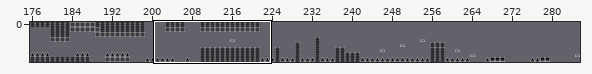
Tiled map (JSON) -- tiles/shit.tmj. The first picture is a wide view before the edit; the outline marks the close-up.
Close-up. Earlier state:
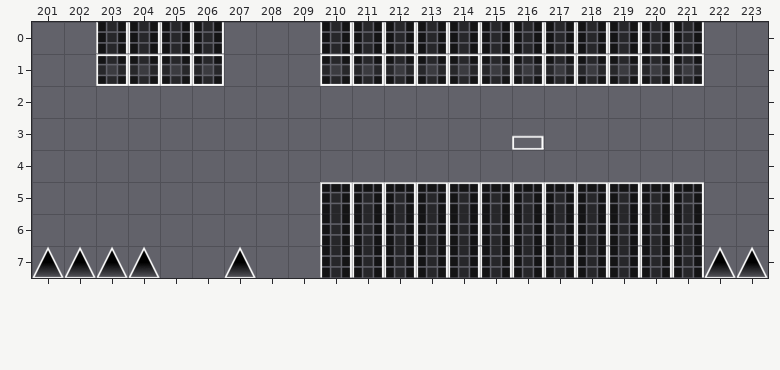
Cells are 128x128 px. Shown: x 201..223, y 0..7. The commit also changed other parts of the map, which this record leaves out.
Now the later version:
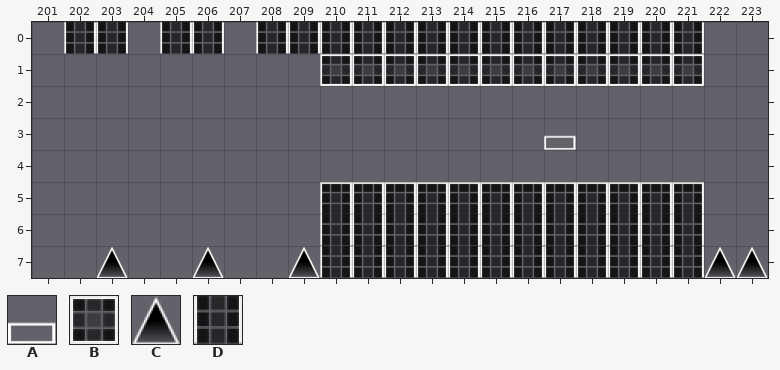
Key: from "cook": A 0; from "dime": B 0; from "lonbu": C 0; from "meode": D 0.
_ is an empty cell.
See-through tiles are keyed as they look on the map.
What changed:
Layer "Tile Layer 1":
The edit adds tile A in row 3 at x 217.
The edit adds tile C in row 7 at x 206 and 209.
The edit adds tile D in row 0 at x 202 and 208 to 209.
Tile A is gone in row 3 at x 216.
Tile B is gone in row 1 at x 203 to 206.
Tile C is gone in row 7 at x 201 to 202, 204 and 207.
Tile D is gone in row 0 at x 204.
